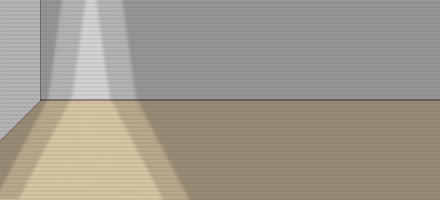
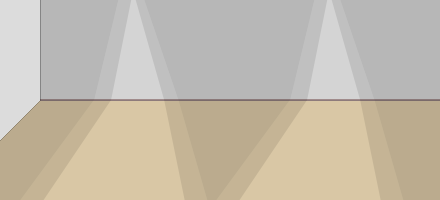
The second 440px x 200px image is a revision of the first. Changes to its layers:
removed layer "canama_strips_layer" (was 7%) over [0, 1, 440, 200]
"canama_lights_layer": opacity 29% → 47%, painted on it over [0, 0, 440, 200]
